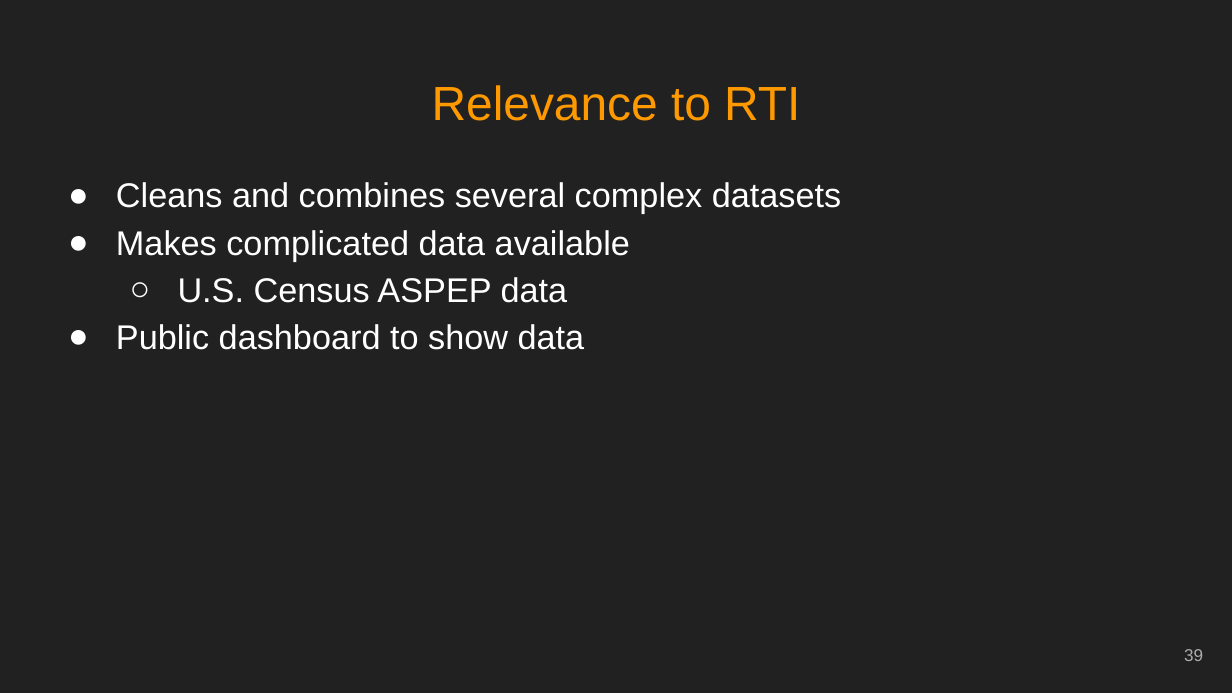
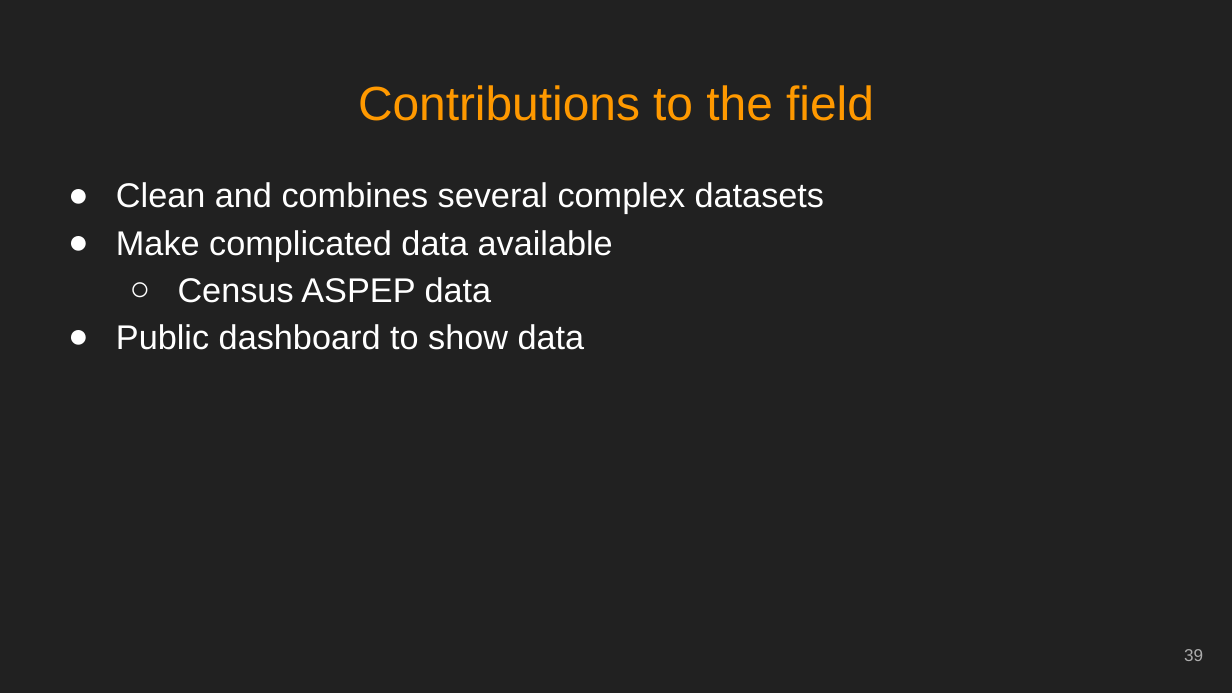
Before and after one commit to jacobkap/crimedatatool, a slide deck: slide 39 of kaplan_job_talk.pptx. Drawn at 1232x693 pixels with LibreOffice and Linux fonts; fonts in the diff are those of the drawing. Boxes give left, top, right and bottom in pixels: in the first picture for what was removed or moved away, otherwise in the second. Text is boxed around its words. In the diff, an @@ line names an element or a change of style, - is before the commit and + after.

```diff
--- a/kaplan_job_talk.pptx
+++ b/kaplan_job_talk.pptx
@@ title at box(358, 85, 874, 121): text changed @@
-Relevance to RTI
+Contributions to the field
@@ text at box(116, 182, 824, 303): text changed @@
-● Cleans and combines several complex datasets
-● Makes complicated data available
-  ○ U.S. Census ASPEP data
+● Clean and combines several complex datasets
+● Make complicated data available
+  ○ Census ASPEP data
```
Also in this commit, not shown: 4 other slides changed.
